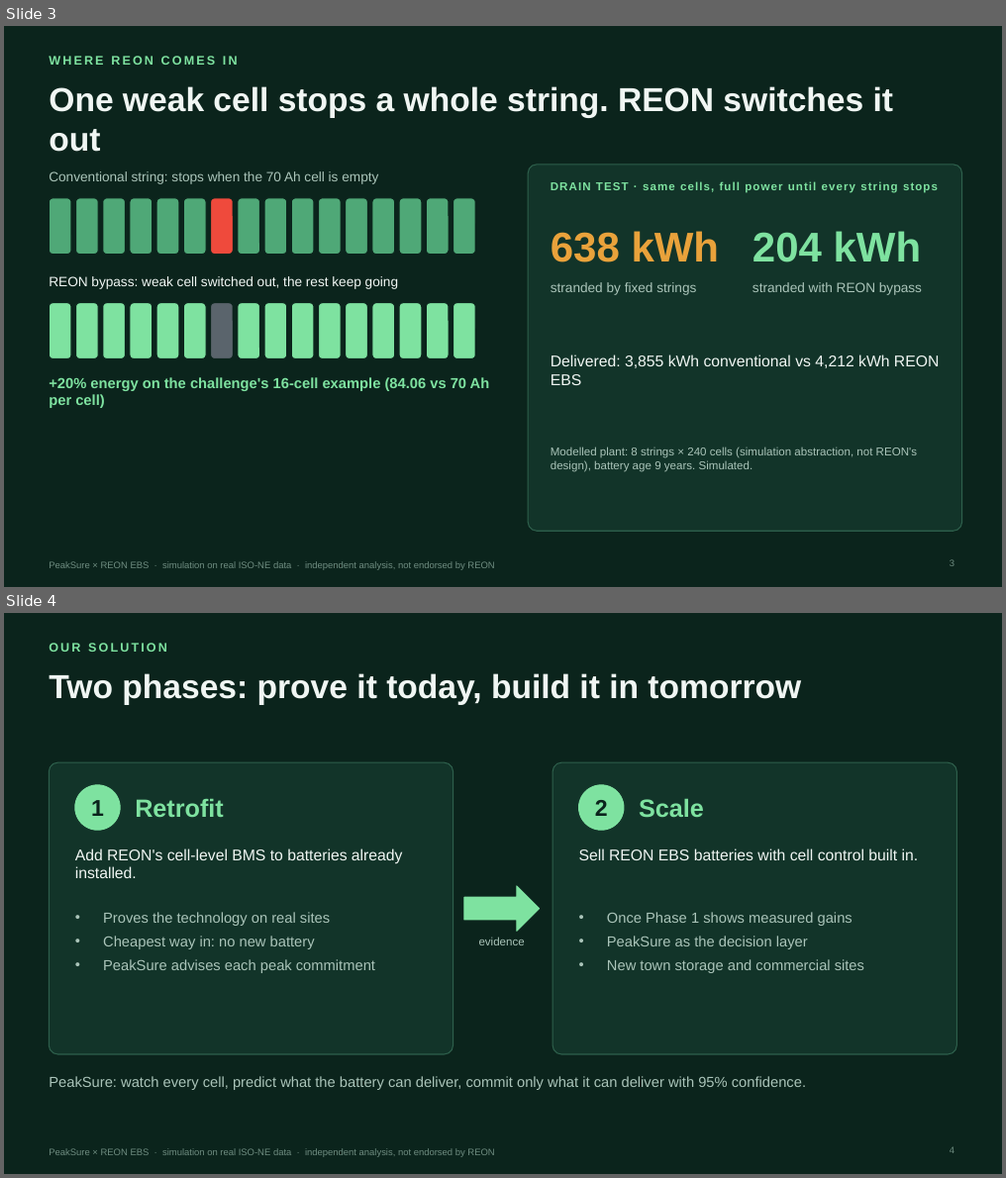
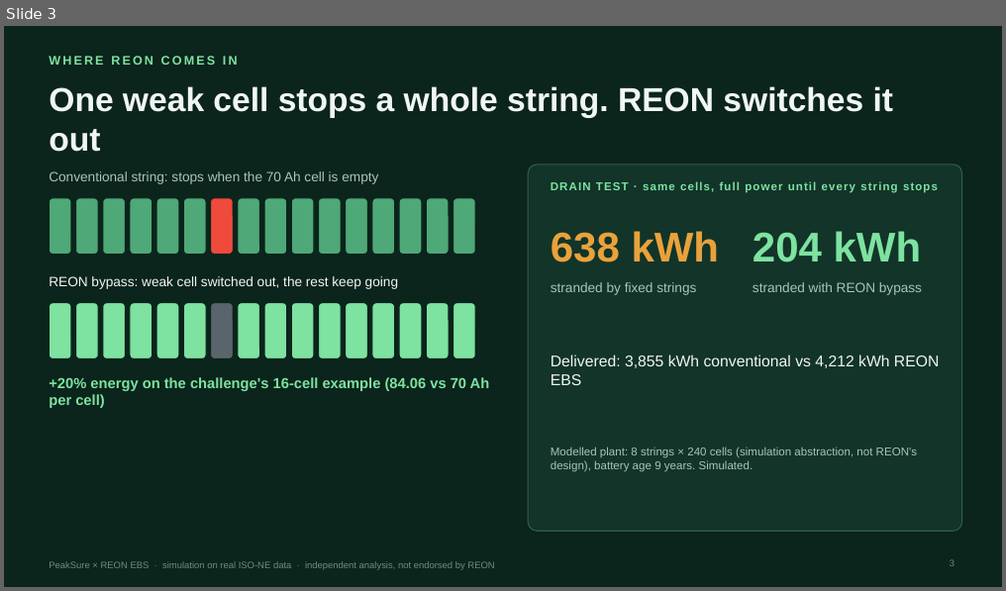
Before and after one commit to Bakdaulet-omeraiuly/peaksure, a slide deck: submission/PeakSure_deck.pptx. Shown one above the other, each under a label of ours: slides 3 and 4 before the commit, slide 3 after it. The pictures are 1006x1178 and 1006x591 pixels, drawn with LibreOffice and Linux fonts; fonts in the diff are those of the drawing. Boxes give left, top, right and bottom in pixels: in the first picture for what was removed or moved away, otherwise in the second. Text is boxed around its words. In the diff, an @@ line names an element or a change of style, - is before the commit and + after.

Commit message:
Trim submission deck to 10 slides; compare LFP and sodium-ion only

```diff
--- a/submission/PeakSure_deck.pptx
+++ b/submission/PeakSure_deck.pptx
@@ slide 4 removed at bbox=[4, 613, 1002, 1174], background #0B241C; not listed: 1 template element that a slide beside it also shows @@
@@ text removed at bbox=[49, 643, 167, 652] @@
-OUR SOLUTION
@@ title removed at bbox=[49, 673, 801, 705] @@
-Two phases: prove it today, build it in tomorrow
@@ rounded rectangle removed at bbox=[49, 762, 453, 1055] @@
@@ ellipse removed at bbox=[75, 785, 120, 830] @@
@@ rounded rectangle removed at bbox=[552, 762, 957, 1055] @@
@@ ellipse removed at bbox=[579, 785, 624, 830] @@
@@ text removed at bbox=[91, 800, 104, 816] @@
-1
@@ text removed at bbox=[135, 798, 224, 817] @@
-Retrofit
@@ text removed at bbox=[595, 800, 608, 816] @@
-2
@@ text removed at bbox=[639, 798, 704, 818] @@
-Scale
@@ text removed at bbox=[75, 849, 403, 878] @@
-Add REON's cell-level BMS to batteries already installed.
@@ text removed at bbox=[579, 849, 919, 861] @@
-Sell REON EBS batteries with cell control built in.
@@ right arrow removed at bbox=[464, 886, 540, 931] @@
@@ text removed at bbox=[103, 912, 375, 973] @@
-• Proves the technology on real sites
-• Cheapest way in: no new battery
-• PeakSure advises each peak commitment
@@ text removed at bbox=[479, 937, 525, 946] @@
-evidence
@@ text removed at bbox=[607, 912, 864, 973] @@
-• Once Phase 1 shows measured gains
-• PeakSure as the decision layer
-• New town storage and commercial sites
@@ text removed at bbox=[49, 1076, 806, 1090] @@
-PeakSure: watch every cell, predict what the battery can deliver, commit only what it can deliver with 95% confidence.
@@ page number removed at bbox=[949, 1147, 954, 1154] @@
-4
```
Also in this commit, not shown: 6 slides changed, 1 other slide removed, 3 other files.
